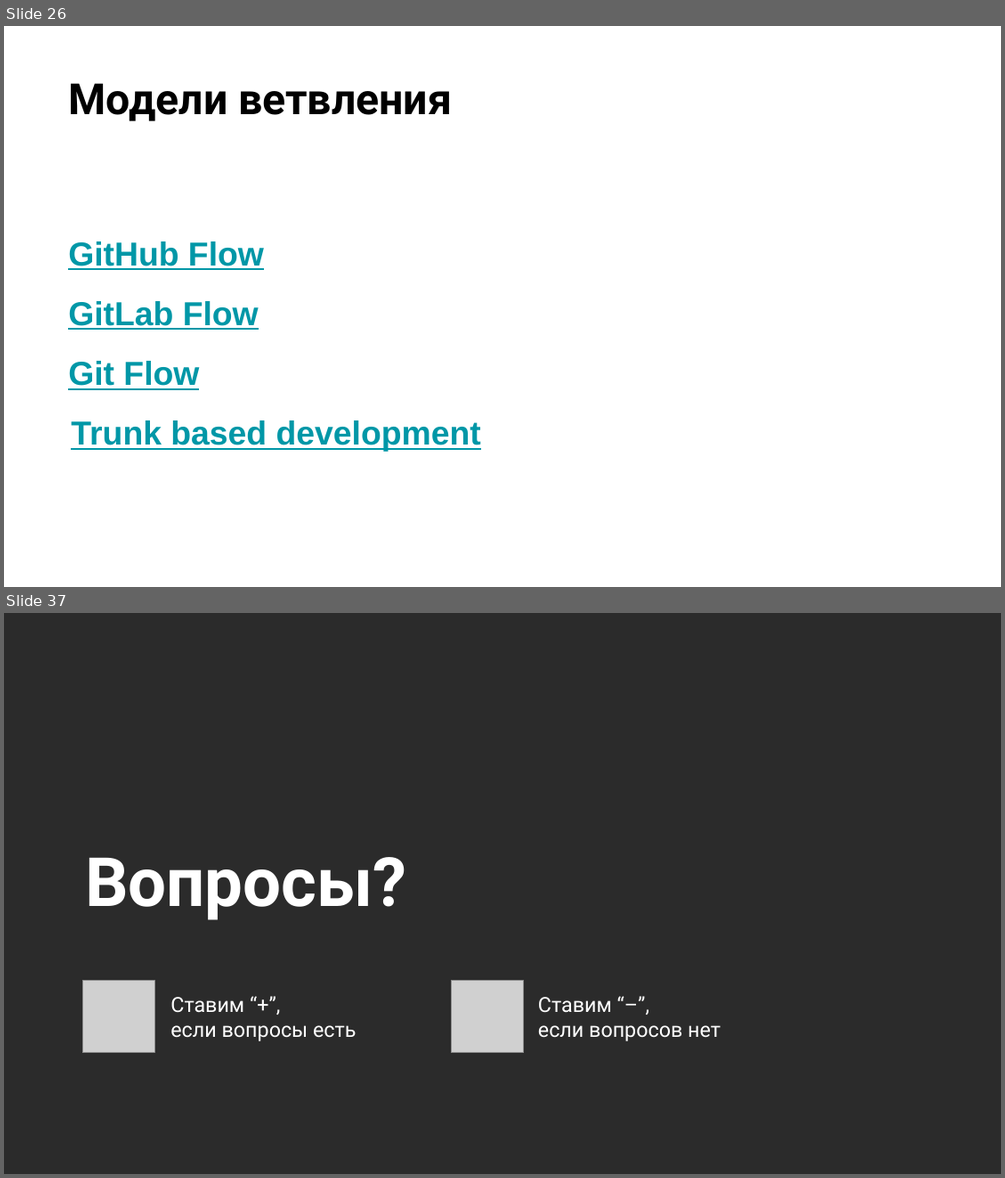
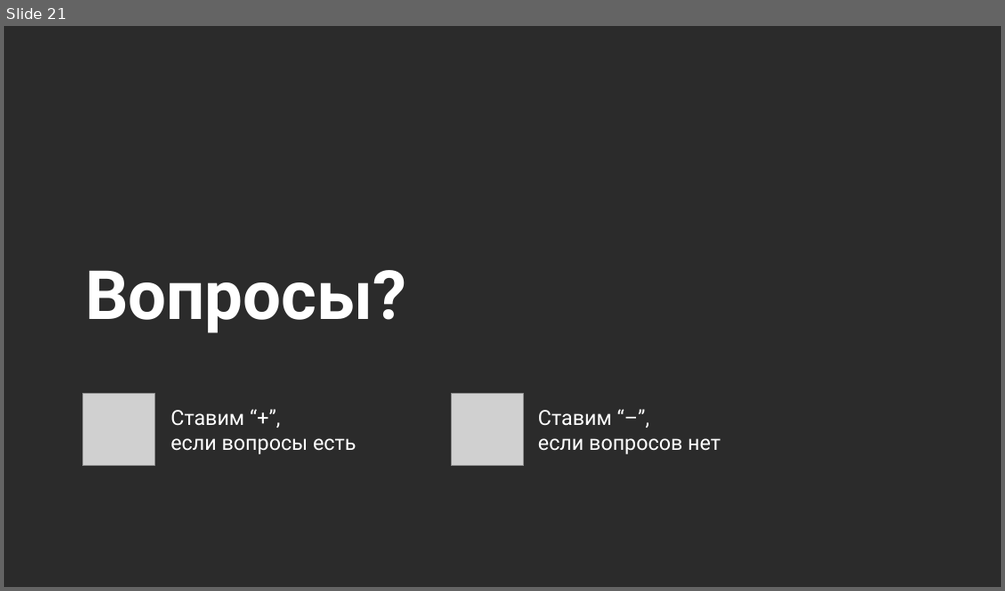
Before and after one commit to stureiko/Otus_lectures, a slide deck: MLOps/12 - Облачная инфраструктура/Presentation/Cloud infrastructure.pptx. Shown one above the other, each under a label of ours: slides 26 and 37 before the commit, slide 21 after it; the slides between them are not shown. The pictures are 1005x1178 and 1005x591 pixels, drawn with LibreOffice and Linux fonts; fonts in the diff are those of the drawing; grey boxes stand for pictures; background and template pictures are left out; a plain dark background stands for a picture behind light text. Boxes give left, top, right and bottom in pixels: in the first picture for what was removed or moved away, otherwise in the second. Text is boxed around its words. In the diff, an @@ line names an element or a change of style, - is before the commit and + after.

```diff
--- a/MLOps/12 - Облачная инфраструктура/Presentation/Cloud infrastructure.pptx
+++ b/MLOps/12 - Облачная инфраструктура/Presentation/Cloud infrastructure.pptx
@@ slide 26 removed at (4,26,1001,587), background picture (left out) @@
@@ title removed at (68,83,452,121) @@
-Модели ветвления
@@ text removed at (68,241,481,451) @@
-GitHub Flow
-GitLab Flow
-Git Flow
-  Trunk based development
@@ what was slide 37 is now slide 21 @@
```
Also in this commit, not shown: 8 slides changed, 12 slides added, 30 other slides removed, 4 other files.
